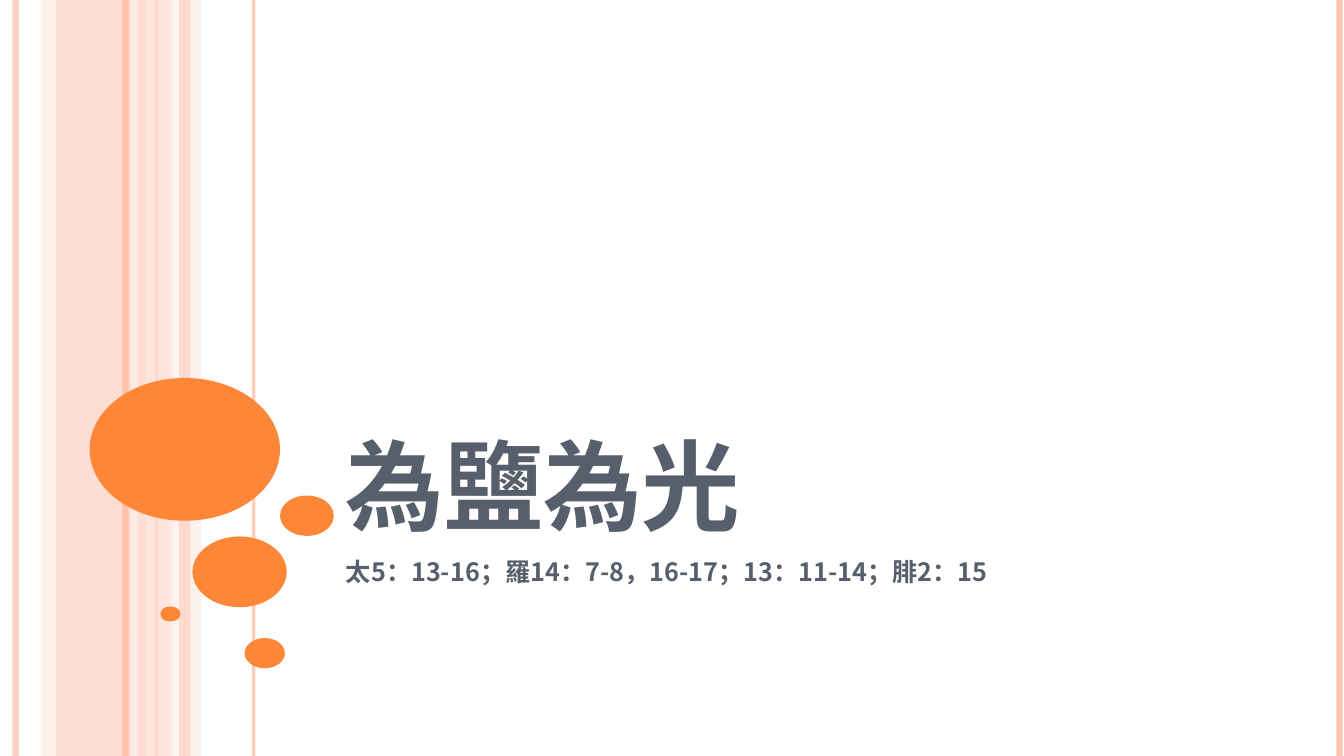
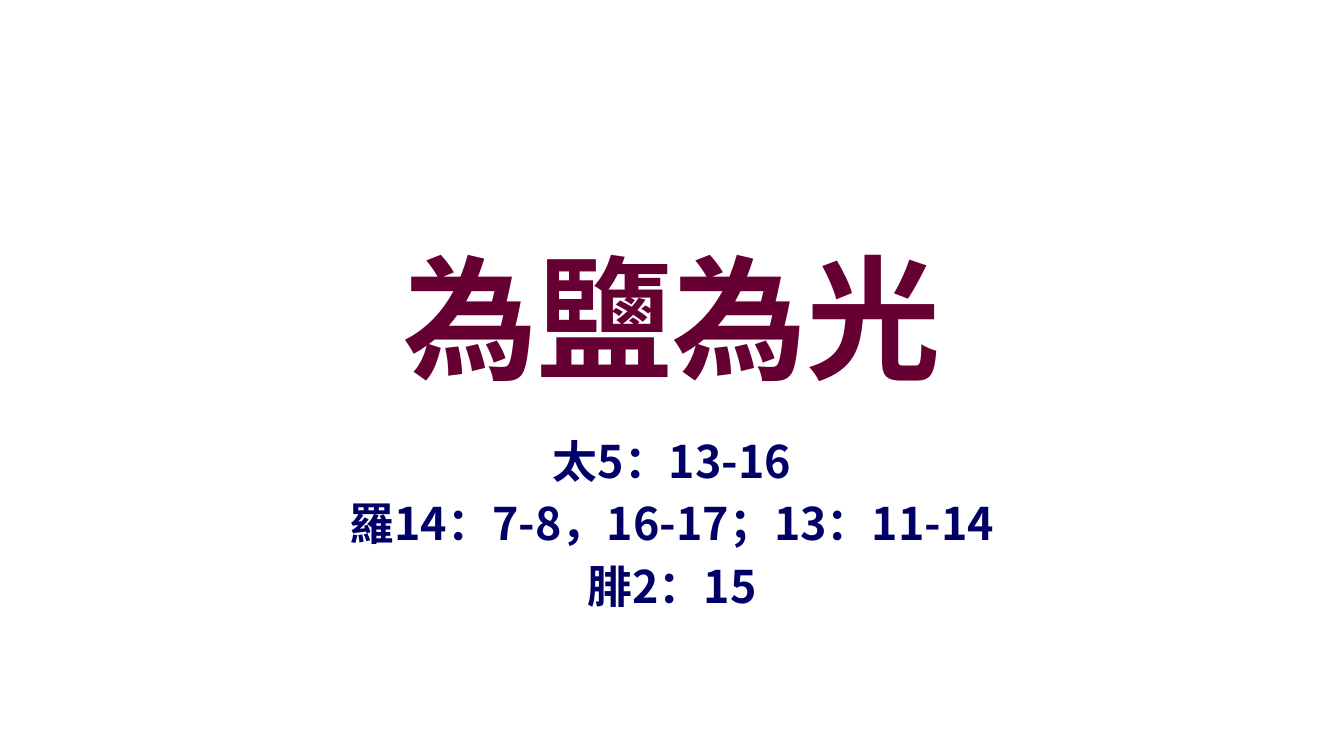
Before and after one commit to batisuoc/worship-resources, a slide deck: slide 1 of 74為鹽為光.pptx. Drawn at 1344x756 pixels with LibreOffice and Linux fonts; fonts in the diff are those of the drawing; background and template pictures are left out. Boxes give left, top, right and bottom in pixels: in the first picture for what was removed or moved away, otherwise in the second. Text is boxed around its words. In the diff, an @@ line names an element or a change of style, - is before the commit and + after.

Commit message:
Update & add ppts

```diff
--- a/74為鹽為光.pptx
+++ b/74為鹽為光.pptx
@@ line removed from (16, 0) to (16, 756) @@
@@ rectangle removed at box(40, 0, 55, 756) @@
@@ rectangle removed at box(56, 0, 146, 756) @@
@@ line removed from (126, 0) to (126, 756) @@
@@ line removed from (134, 0) to (134, 756) @@
@@ rectangle removed at box(145, 0, 172, 756) @@
@@ line removed from (157, 0) to (157, 756) @@
@@ rectangle removed at box(167, 0, 202, 756) @@
@@ rectangle removed at box(179, 0, 191, 756) @@
@@ line removed from (254, 0) to (254, 756) @@
@@ line removed from (1340, 0) to (1340, 756) @@
@@ title "為鹽為光": place and size @@
-title "為鹽為光" at box(346, 439, 740, 532)
+title "為鹽為光" at box(403, 254, 941, 381)
@@ title "為鹽為光" at box(403, 254, 941, 381): size 88 to 96 pt, text colour #575F6D to #660033, small capitals off; alignment left to centre; vertical alignment bottom to middle @@
@@ ellipse removed at box(90, 378, 280, 521) @@
@@ subtitle at box(350, 440, 994, 607): text changed; size 18 to 32 pt; text colour #575F6D to #000066 @@
-太5：13-16；羅14：7-8，16-17；13：11-14；腓2：15
+太5：13-16
+羅14：7-8，16-17；13：11-14
+腓2：15
@@ ellipse removed at box(280, 496, 334, 536) @@
@@ ellipse removed at box(193, 536, 287, 607) @@
@@ ellipse removed at box(160, 607, 180, 622) @@
@@ ellipse removed at box(245, 638, 285, 668) @@
```
Also in this commit, not shown: 6 other slides changed, 1 slide removed, 3 other files.
